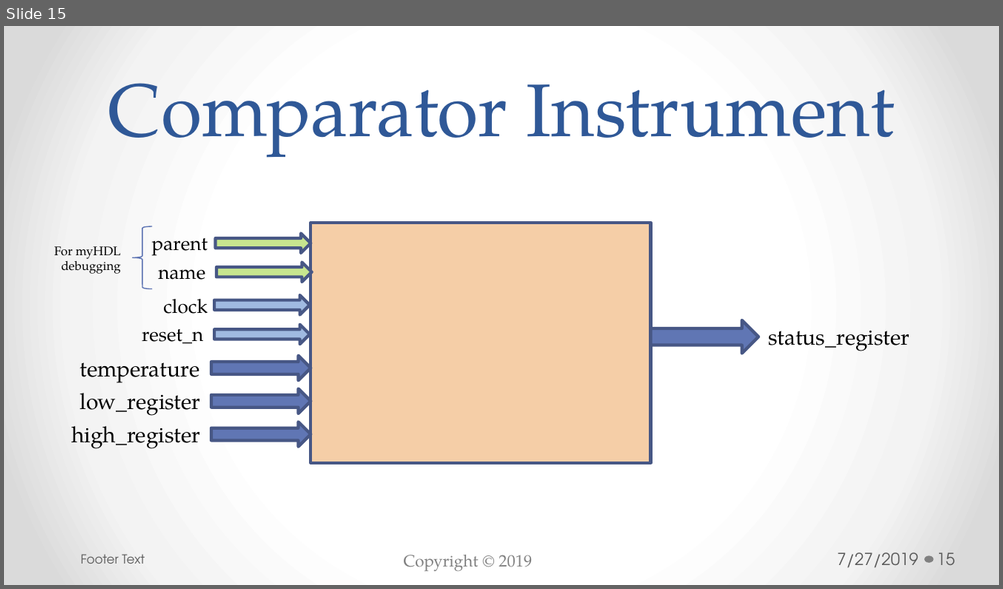
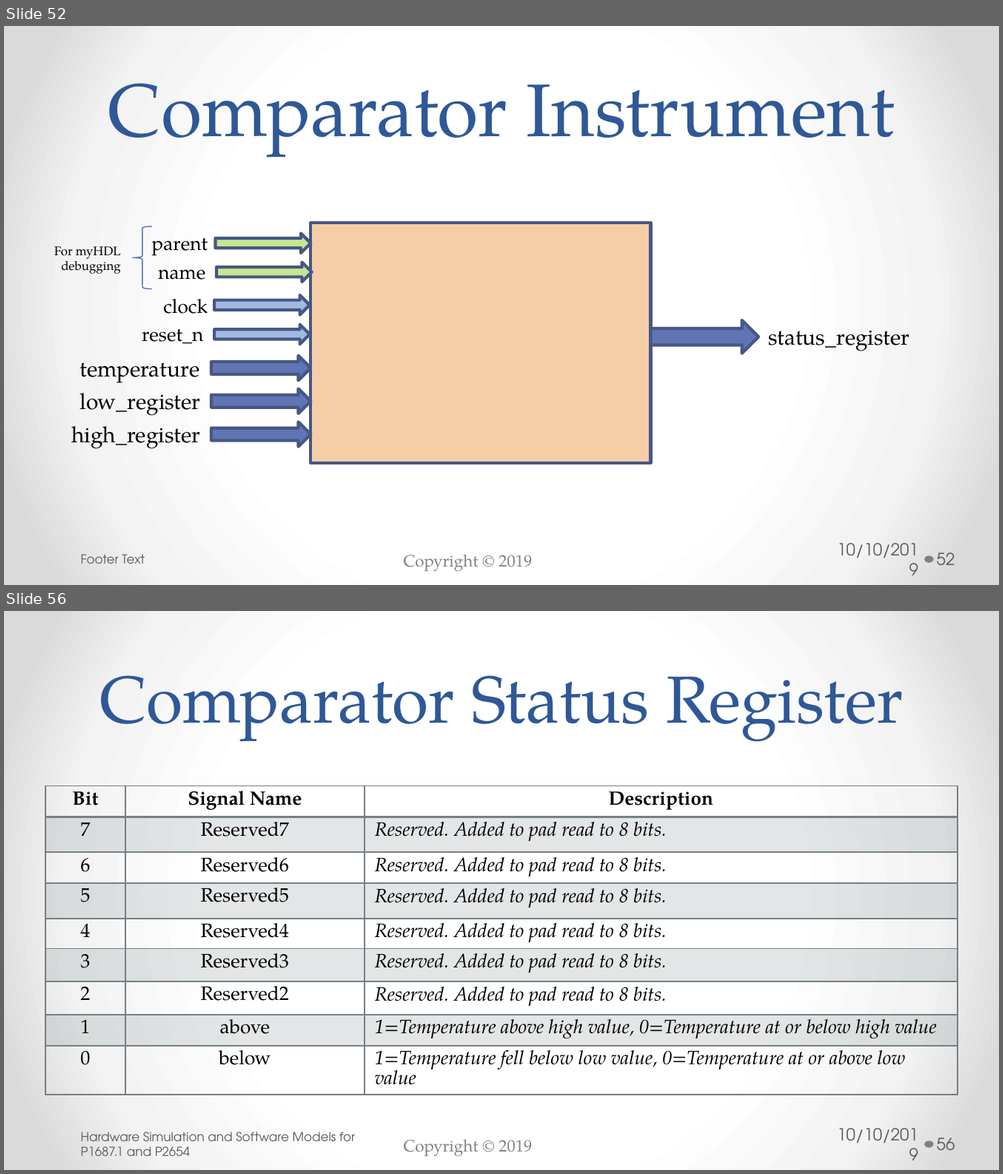
Before and after one commit to bradfordvt/P2654Simulations, a slide deck: docs/HLD.pptx. Shown one above the other, each under a label of ours: slide 15 before the commit, slides 52 and 56 after it; the slides between them are not shown. The pictures are 1003x589 and 1003x1174 pixels, drawn with LibreOffice and Linux fonts; fonts in the diff are those of the drawing; background and template pictures are left out. Boxes give left, top, right and bottom in pixels: in the first picture for what was removed or moved away, otherwise in the second. Text is boxed around its words. In the diff, an @@ line names an element or a change of style, - is before the commit and + after.

Commit message:
Updated HLD document to include latest view of models and architecture.  This second draft is to be shared with the IEEE P2654 team on 14 Oct 2019.

```diff
--- a/docs/HLD.pptx
+++ b/docs/HLD.pptx
@@ slide 56 added at <box>4,611,999,1170</box>, background gradient #FFFFFF to #F4F4F4 to #DADADA; not listed: 2 template elements that a slide beside it also shows @@
@@ title added at <box>99,675,903,742</box>, 48 pt, text #2F5897 @@
+Comparator Status Register
@@ table added at <box>45,786,958,1088</box>, 9 rows, 3 columns @@
+Bit | Signal Name | Description
+7 | Reserved7 | Reserved. Added to pad read to 8 bits.
+6 | Reserved6 | Reserved. Added to pad read to 8 bits.
+5 | Reserved5 | Reserved. Added to pad read to 8 bits.
+4 | Reserved4 | Reserved. Added to pad read to 8 bits.
+3 | Reserved3 | Reserved. Added to pad read to 8 bits.
+2 | Reserved2 | Reserved. Added to pad read to 8 bits.
+1 | above | 1=Temperature above high value, 0=Temperature at or below high value
+0 | below | 1=Temperature fell below low value, 0=Temperature at or above low value
@@ text added at <box>81,1132,355,1156</box>, 9 pt, text #595959 @@
+Hardware Simulation and Software Models for P1687.1 and P2654
@@ text added at <box>836,1128,918,1144</box>, 12 pt, text #595959 @@
+10/10/2019
@@ page number added at <box>936,1138,955,1150</box>, 12 pt, text #595959 @@
+56
@@ what was slide 15 is now slide 52 @@
@@ slide 52 changed as well @@
@@ text at <box>836,543,918,559</box>: text changed @@
-7/27/2019
+10/10/2019
@@ page number at <box>936,553,955,565</box>: text changed @@
-15
+52
```
Also in this commit, not shown: 14 other slides changed, 61 other slides added.
